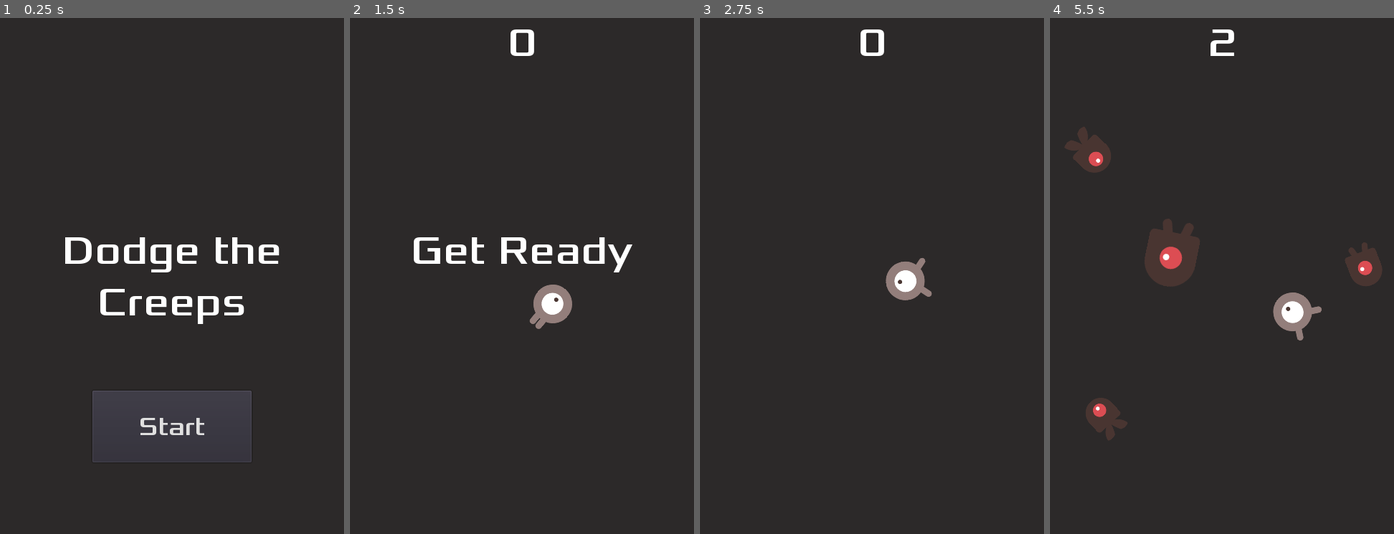
Above: before the commit, frames 1-4 (left to right).
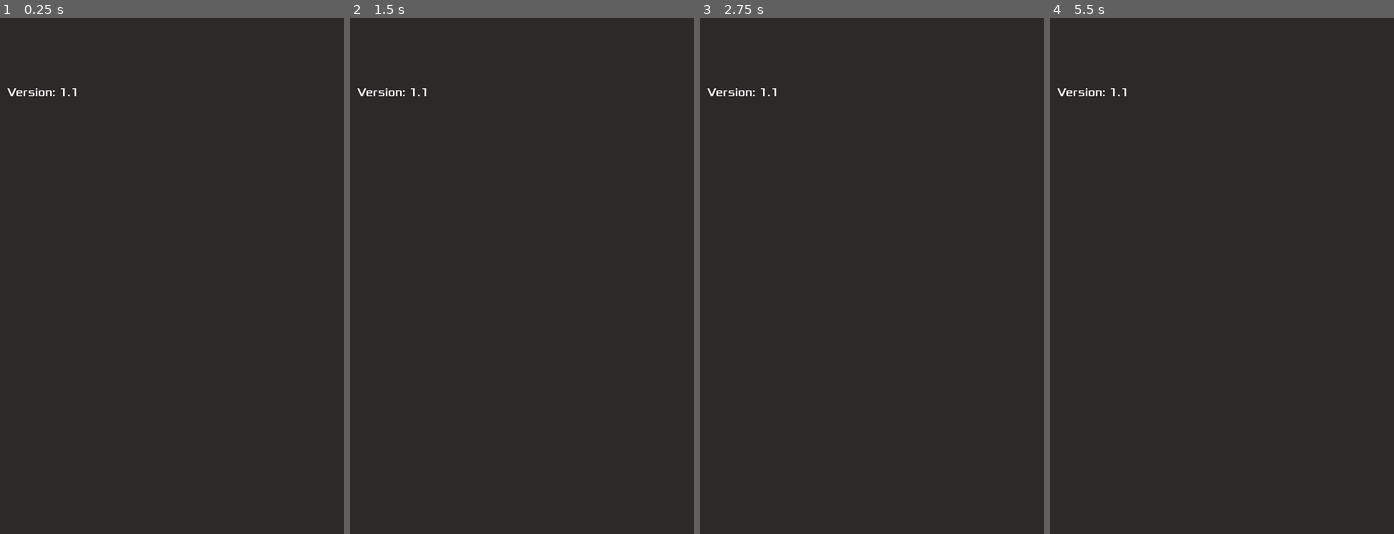
Above: after the commit, the same moments.

Repository: STYJ/Dodge-the-Creeps-enhanced-edition
Game: Godot game, scene res://main.tscn
Same seed, same stepped clock (60 frames per second), same inputs: the game is played once before the commit and once after it.
Inputs (mouse positions are in pixels of both pictures, inside the frame that each line leads up to):
- Up to frame 1 (0.25 s): no input
- Up to frame 2 (1.5 s): click (522, 425) at 0.5 s, where only the run before the commit has a clickable "Start"; tap Enter at 1.25 s; move the mouse to (597, 250) at 1.27 s; press the mouse at (597, 250) at 1.28 s
- Up to frame 3 (2.75 s): move the mouse to (803, 301) at 2.02 s; release the mouse at (803, 301) at 2.03 s; click (803, 301) at 2.1 s
- Up to frame 4 (5.5 s): move the mouse to (1256, 162) at 2.77 s; press the mouse at (1256, 162) at 2.78 s; move the mouse to (1204, 379) at 3.52 s; release the mouse at (1204, 379) at 3.53 s; click (1204, 379) at 3.6 s; move the mouse to (1325, 353) at 4.27 s; press the mouse at (1325, 353) at 4.28 s; move the mouse to (1118, 198) at 5.02 s; release the mouse at (1118, 198) at 5.03 s; click (1118, 198) at 5.1 s

The runs differ from the first frame. In frame 1, 6.4% of the frame differs, in the area x 2-82%, y 13-87%; in frame 2, 2.4%; in frame 3, 1.1%; in frame 4, 4.4%.

Commit message:
updated HUD to use containers

Diff:
--- a/HUD.gd
+++ b/HUD.gd
@@ -3,8 +3,8 @@
 signal start_game
 
 func show_message(text):
-	$Message.text = text
-	$Message.show()
+	$VBoxContainer/Body/MessageLabel.text = text
+	$VBoxContainer/Body/MessageLabel.show()
 	$MessageTimer.start()
 
 func show_game_over():
@@ -13,24 +13,37 @@
 	# receives a certain signal from a certain node.
 	yield($MessageTimer, "timeout")
 
-	$Message.text = "Dodge the\nCreeps!"
-	$Message.show()
+	$VBoxContainer/Body/MessageLabel.text = "Dodge the\nCreeps!"
+	$VBoxContainer/Body/MessageLabel.show()
 	# Make a one-shot timer and wait for it to finish.
 	yield(get_tree().create_timer(1), "timeout")
-	$StartButton.show()
+	show_buttons()
+	$VBoxContainer/Footer/Version.show()
 
 func update_highscore(highscore):
-	$ScoreLabel.text = "High score: %s" % highscore
+	$VBoxContainer/Header/ScoreLabel.text = "High score: %s" % highscore
 	yield(get_tree().create_timer(1), "timeout")
-	$ScoreLabel.hide()
+	$VBoxContainer/Header/ScoreLabel.hide()
 
 func update_score(score):
-	$ScoreLabel.text = str(score)
+	$VBoxContainer/Header/ScoreLabel.text = str(score)
 
 func _on_StartButton_pressed():
-	$StartButton.hide()
-	$ScoreLabel.show()
+	$VBoxContainer/Header/ScoreLabel.show()
+	hide_buttons()
+	$VBoxContainer/Footer/Version.hide()
 	emit_signal("start_game")
 
+func hide_buttons():
+	# You don't want to do $VBoxContainer/Body/Buttons.hide() because it removes
+	# the entire element from the screen. This causes the message label to be
+	# out of alignment
+	$VBoxContainer/Body/Buttons/Start/Button.hide()
+	$VBoxContainer/Body/Buttons/Settings/Button.hide()
+
+func show_buttons():
+	$VBoxContainer/Body/Buttons/Start/Button.show()
+	$VBoxContainer/Body/Buttons/Settings/Button.show()
+
 func _on_MessageTimer_timeout():
-	$Message.hide()
+	$VBoxContainer/Body/MessageLabel.hide()
--- a/HUD.tscn
+++ b/HUD.tscn
@@ -8,11 +8,18 @@
 font_data = ExtResource( 2 )
 
 [sub_resource type="DynamicFont" id=2]
-size = 56
+size = 72
 font_data = ExtResource( 2 )
 
 [sub_resource type="DynamicFont" id=3]
 size = 36
+font_data = ExtResource( 2 )
+
+[sub_resource type="DynamicFont" id=5]
+size = 36
+font_data = ExtResource( 2 )
+
+[sub_resource type="DynamicFont" id=4]
 font_data = ExtResource( 2 )
 
 [node name="HUD" type="CanvasLayer"]
@@ -22,23 +29,45 @@
 wait_time = 2.0
 one_shot = true
 
-[node name="ScoreLabel" type="Label" parent="."]
+[node name="VBoxContainer" type="VBoxContainer" parent="."]
 anchor_right = 1.0
-margin_left = 1.18921
-margin_right = 1.18921
-margin_bottom = 69.0
-custom_fonts/font = SubResource( 1 )
-align = 1
+anchor_bottom = 1.0
 __meta__ = {
 "_edit_use_anchors_": false
 }
 
-[node name="Message" type="Label" parent="."]
-anchor_top = 0.5
-anchor_right = 1.0
-anchor_bottom = 0.5
-margin_top = -70.5
-margin_bottom = 70.5
+[node name="Header" type="HBoxContainer" parent="VBoxContainer"]
+margin_right = 480.0
+margin_bottom = 80.0
+rect_min_size = Vector2( 0, 80 )
+
+[node name="ScoreLabel" type="Label" parent="VBoxContainer/Header"]
+margin_left = 240.0
+margin_top = 5.0
+margin_right = 240.0
+margin_bottom = 74.0
+size_flags_horizontal = 6
+size_flags_vertical = 6
+custom_fonts/font = SubResource( 1 )
+align = 1
+valign = 1
+__meta__ = {
+"_edit_use_anchors_": false
+}
+
+[node name="Body" type="VBoxContainer" parent="VBoxContainer"]
+visible = false
+margin_top = 84.0
+margin_right = 480.0
+margin_bottom = 676.0
+size_flags_vertical = 3
+alignment = 1
+
+[node name="MessageLabel" type="Label" parent="VBoxContainer/Body"]
+margin_top = 117.0
+margin_right = 480.0
+margin_bottom = 294.0
+size_flags_vertical = 10
 custom_fonts/font = SubResource( 2 )
 text = "Dodge the Creeps"
 align = 1
@@ -47,19 +76,77 @@
 "_edit_use_anchors_": false
 }
 
-[node name="StartButton" type="Button" parent="."]
-anchor_left = 0.5
-anchor_top = 1.0
-anchor_right = 0.5
-anchor_bottom = 1.0
-margin_left = -111.0
-margin_top = -200.0
-margin_right = 111.0
-margin_bottom = -100.0
+[node name="Buttons" type="VBoxContainer" parent="VBoxContainer/Body"]
+margin_left = 140.0
+margin_top = 298.0
+margin_right = 340.0
+margin_bottom = 592.0
+size_flags_horizontal = 4
+size_flags_vertical = 3
+
+[node name="Start" type="MarginContainer" parent="VBoxContainer/Body/Buttons"]
+margin_left = -1.0
+margin_top = 32.0
+margin_right = 199.0
+margin_bottom = 112.0
+size_flags_horizontal = 6
+size_flags_vertical = 6
+
+[node name="Button" type="Button" parent="VBoxContainer/Body/Buttons/Start"]
+margin_right = 200.0
+margin_bottom = 80.0
+rect_min_size = Vector2( 200, 80 )
+size_flags_horizontal = 0
 custom_fonts/font = SubResource( 3 )
 text = "Start"
 __meta__ = {
 "_edit_use_anchors_": false
 }
+
+[node name="Settings" type="MarginContainer" parent="VBoxContainer/Body/Buttons"]
+margin_left = -1.0
+margin_top = 149.0
+margin_right = 199.0
+margin_bottom = 229.0
+size_flags_horizontal = 6
+size_flags_vertical = 2
+
+[node name="Button" type="Button" parent="VBoxContainer/Body/Buttons/Settings"]
+margin_right = 200.0
+margin_bottom = 80.0
+rect_min_size = Vector2( 200, 80 )
+size_flags_horizontal = 0
+custom_fonts/font = SubResource( 5 )
+text = "Settings"
+
+[node name="Footer" type="HBoxContainer" parent="VBoxContainer"]
+margin_top = 84.0
+margin_right = 480.0
+margin_bottom = 124.0
+rect_min_size = Vector2( 0, 40 )
+
+[node name="Version" type="MarginContainer" parent="VBoxContainer/Footer"]
+margin_right = 120.0
+margin_bottom = 40.0
+rect_min_size = Vector2( 120, 40 )
+
+[node name="Label" type="Label" parent="VBoxContainer/Footer/Version"]
+margin_top = 10.0
+margin_right = 120.0
+margin_bottom = 30.0
+custom_fonts/font = SubResource( 4 )
+text = "Version: 1.1"
+align = 1
+valign = 1
+
+[node name="TextureRect" type="TextureRect" parent="."]
+anchor_top = 0.5
+anchor_right = 1.0
+anchor_bottom = 0.5
+margin_top = -0.5
+margin_bottom = 0.5
+__meta__ = {
+"_edit_use_anchors_": false
+}
 [connection signal="timeout" from="MessageTimer" to="." method="_on_MessageTimer_timeout"]
-[connection signal="pressed" from="StartButton" to="." method="_on_StartButton_pressed"]
+[connection signal="pressed" from="VBoxContainer/Body/Buttons/Start/Button" to="." method="_on_StartButton_pressed"]
Not shown: 1 places in HUD.tscn that only renumber resources
Binary file removed: dodge_assets/art/infoIcon.png
Not shown, removed: dodge_assets/art/infoIcon.png.import
Binary file removed: dodge_assets/art/settingsIcon.png
Not shown, removed: dodge_assets/art/settingsIcon.png.import
